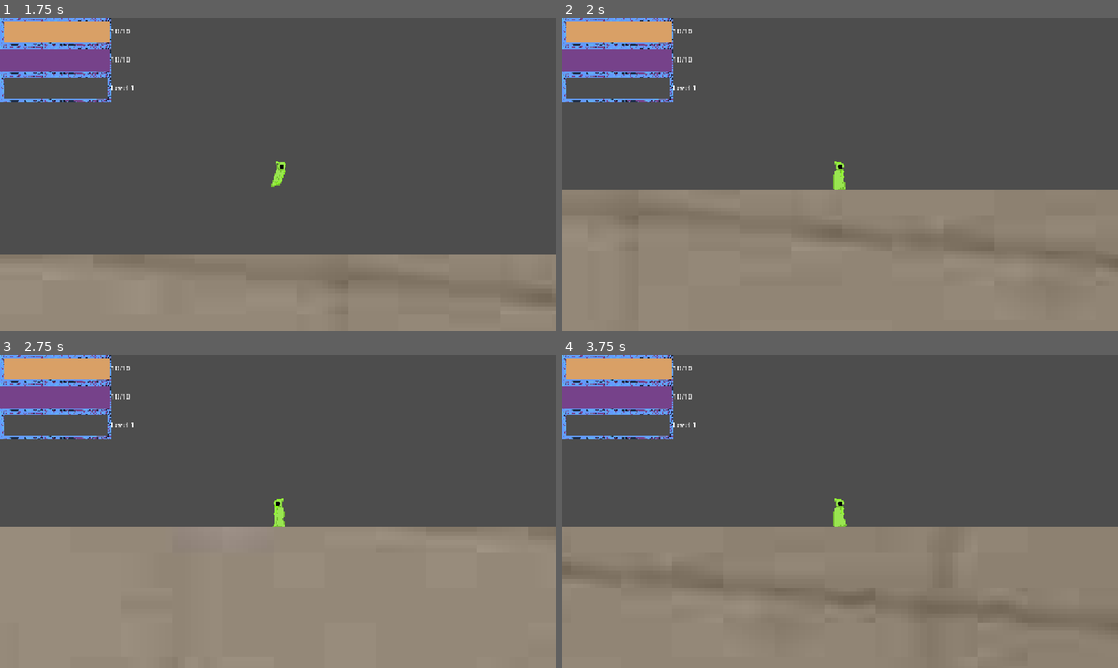
Above: before the commit, frames 1-4 (two rows, left to right).
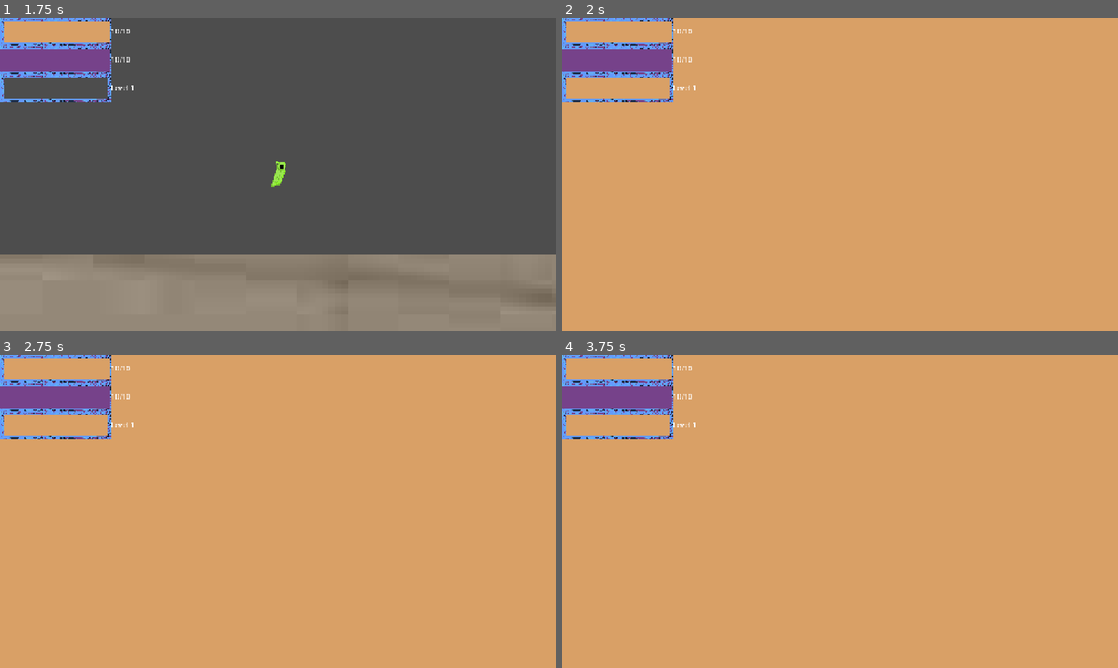
Above: after the commit, the same moments.

Repository: BigGaetan/Doom-rogue-like
Game: Godot game, scene res://scenes/level.tscn
Two runs of this game, one before a commit and one after it. Both use one fixed random seed, a clock stepped at 60 frames per second and the inputs below.
Inputs:
- Up to frame 1 (1.75 s): tap Enter (ui_accept) at 0.5, 0.77, 1.52 s; hold Right (ui_right) from 0.53 s (still down); tap E (cast_spell, bound only after the commit) at 0.6, 1.35 s
- Up to frame 2 (2 s): keep holding Right (ui_right)
- Up to frame 3 (2.75 s): release Right (ui_right) at 2.03 s; hold Left (ui_left) from 2.03 s (still down); tap E (cast_spell, bound only after the commit) at 2.1 s
- Up to frame 4 (3.75 s): release Left (ui_left) at 2.78 s; hold Right (ui_right) from 2.78 s (still down); tap E (cast_spell, bound only after the commit) at 2.85, 3.6 s; tap Enter (ui_accept) at 3.02 s

Frame 1 is identical in both runs. In frame 2, 96% of the frame differs, in the area x 0-100%, y 0-100%; in frame 3, 96%; in frame 4, 96%.

Commit message:
add fireball need animation now

Diff:
--- a/project.godot
+++ b/project.godot
@@ -32,6 +32,7 @@
 "events": [Object(InputEventKey,"resource_local_to_scene":false,"resource_name":"","device":0,"window_id":0,"alt_presse …(194 unchanged characters)…
 , Object(InputEventJoypadButton,"resource_local_to_scene":false,"resource_name":"","device":-1,"button_index":13,"pressure":0.0,"pressed":false,"script":null)
 , Object(InputEventJoypadMotion,"resource_local_to_scene":false,"resource_name":"","device":-1,"axis":0,"axis_value":-1.0,"script":null)
+, Object(InputEventKey,"resource_local_to_scene":false,"resource_name":"","device":-1,"window_id":0,"alt_pressed":false,"shift_pressed":false,"ctrl_pressed":false,"meta_pressed":false,"pressed":false,"keycode":0,"physical_keycode":65,"key_label":0,"unicode":113,"location":0,"echo":false,"script":null)
 ]
 }
 ui_right={
@@ -39,6 +40,12 @@
 "events": [Object(InputEventKey,"resource_local_to_scene":false,"resource_name":"","device":0,"window_id":0,"alt_presse …(194 unchanged characters)…
 , Object(InputEventJoypadButton,"resource_local_to_scene":false,"resource_name":"","device":-1,"button_index":14,"pressure":0.0,"pressed":false,"script":null)
 , Object(InputEventJoypadMotion,"resource_local_to_scene":false,"resource_name":"","device":-1,"axis":0,"axis_value":1.0,"script":null)
+, Object(InputEventKey,"resource_local_to_scene":false,"resource_name":"","device":-1,"window_id":0,"alt_pressed":false,"shift_pressed":false,"ctrl_pressed":false,"meta_pressed":false,"pressed":false,"keycode":0,"physical_keycode":68,"key_label":0,"unicode":100,"location":0,"echo":false,"script":null)
+]
+}
+cast_spell={
+"deadzone": 0.2,
+"events": [Object(InputEventKey,"resource_local_to_scene":false,"resource_name":"","device":-1,"window_id":0,"alt_pressed":false,"shift_pressed":false,"ctrl_pressed":false,"meta_pressed":false,"pressed":false,"keycode":0,"physical_keycode":69,"key_label":0,"unicode":101,"location":0,"echo":false,"script":null)
 ]
 }
 
--- /dev/null
+++ b/scenes/fireball.tscn
@@ -0,0 +1,26 @@
+[gd_scene format=3 uid="uid://dq38tk8rdt2l3"]
+
+[ext_resource type="Script" uid="uid://cm1m0om2jbhlq" path="res://scripts/fireball.gd" id="1_3s14c"]
+[ext_resource type="Texture2D" uid="uid://c05f67p2x2qaq" path="res://sprite/mage/default/sprite/ui/barre mana/pv-barre2.png" id="2_1gl40"]
+
+[sub_resource type="SpriteFrames" id="SpriteFrames_cb14k"]
+animations = [{
+"frames": [{
+"duration": 1.0,
+"texture": ExtResource("2_1gl40")
+}],
+"loop": true,
+"name": &"default",
+"speed": 5.0
+}]
+
+[sub_resource type="CircleShape2D" id="CircleShape2D_1gl40"]
+
+[node name="Fireball" type="CharacterBody2D" unique_id=1227648738]
+script = ExtResource("1_3s14c")
+
+[node name="AnimatedSprite2D" type="AnimatedSprite2D" parent="." unique_id=791180815]
+sprite_frames = SubResource("SpriteFrames_cb14k")
+
+[node name="CollisionShape2D" type="CollisionShape2D" parent="." unique_id=1081044797]
+shape = SubResource("CircleShape2D_1gl40")
--- a/scenes/level.tscn
+++ b/scenes/level.tscn
@@ -1,6 +1,7 @@
 [gd_scene format=3 uid="uid://qyc6hgllyndt"]
 
 [ext_resource type="PackedScene" uid="uid://cspqrgorrfya" path="res://scenes/player.tscn" id="1_w7c3h"]
+[ext_resource type="PackedScene" uid="uid://dq38tk8rdt2l3" path="res://scenes/fireball.tscn" id="2_mx8sn"]
 [ext_resource type="PackedScene" uid="uid://ntfelmxam3pf" path="res://scenes/plateform.tscn" id="2_w8frs"]
 [ext_resource type="PackedScene" uid="uid://dshb3hagidi2h" path="res://scenes/hud.tscn" id="3_w8frs"]
 
@@ -8,6 +9,7 @@
 
 [node name="Player" parent="." unique_id=111970798 groups=["player"] instance=ExtResource("1_w7c3h")]
 position = Vector2(1263, 55)
+fireball_scene = ExtResource("2_mx8sn")
 
 [node name="Plateform" parent="." unique_id=1565322016 instance=ExtResource("2_w8frs")]
 position = Vector2(-179, 220)
--- a/scenes/player.tscn
+++ b/scenes/player.tscn
@@ -83,6 +83,11 @@
 
 [sub_resource type="SpriteFrames" id="SpriteFrames_60mlk"]
 animations = [{
+"frames": [],
+"loop": true,
+"name": &"cast",
+"speed": 5.0
+}, {
 "frames": [{
 "duration": 1.0,
 "texture": SubResource("AtlasTexture_qlg0r")
@@ -172,8 +177,7 @@
 position = Vector2(-1.1920929e-07, 0)
 scale = Vector2(0.041116804, 0.043243542)
 sprite_frames = SubResource("SpriteFrames_60mlk")
-animation = &"fall"
-frame_progress = 0.2416139
+animation = &"cast"
 
 [node name="CollisionShape2D" type="CollisionShape2D" parent="." unique_id=2073408532]
 position = Vector2(-0.1, 0.1)
--- /dev/null
+++ b/scripts/fireball.gd
@@ -0,0 +1,10 @@
+extends CharacterBody2D
+
+
+var speed = 300.0
+var direction = 1
+
+
+func _physics_process(delta: float):
+	velocity.x = speed * direction
+	move_and_slide()
--- a/scripts/player.gd
+++ b/scripts/player.gd
@@ -1,6 +1,8 @@
 extends CharacterBody2D
 
 @onready var anim = $AnimatedSprite2D
+
+@export var fireball_scene: PackedScene
 
 const SPEED = 100.0
 const JUMP_VELOCITY = -125.0
@@ -18,12 +20,16 @@
 var level = 1
 var xp_to_next_level = 10
 
+# spell
+var is_casting = false
+var cast_time = 0.5
+var cast_timer = 0.0
+
 
 func _physics_process(delta: float) -> void:
 	# Add the gravity.
 	if not is_on_floor():
 		velocity += get_gravity() * delta
-
 
 	# Handle jump.
 	if Input.is_action_just_pressed("ui_accept") and is_on_floor():
@@ -43,6 +49,8 @@
 	if velocity.x != 0:
 		anim.flip_h = velocity.x < 0
 
+
+	# test pour l'ajout et reduction des bars
 	if Input.is_action_just_pressed("ui_cancel"):
 		add_xp(3)
 
@@ -51,6 +59,18 @@
 
 	if Input.is_action_just_pressed("ui_down"):
 		reduce_mana(3)
+
+	if Input.is_action_just_pressed("cast_spell") and not is_casting:
+		start_cast()
+
+	if is_casting:
+		cast_timer -= delta
+		velocity.x = 0  # enlever cette ligne pour ne pas bloquer le déplacement pendant de cast
+
+		if cast_timer <= 0:
+			finish_cast()
+
+
 
 func updated_animation():
 	if not is_on_floor():
@@ -64,16 +84,12 @@
 		else:
 			anim.play("default")
 
-
-
-
 func add_xp(amount):
 	xp += amount
 	print("XP : ", xp, "/", xp_to_next_level)
 
 	if xp >= xp_to_next_level:
 		level_up()
-
 
 func level_up():
 	level += 1
@@ -82,7 +98,6 @@
 
 	print("Level Up \n level : ", level)
 
-
 func take_damage(amount):
 	hp -= amount
 	hp = max(hp, 0)
@@ -90,7 +105,6 @@
 
 	if hp == 0:
 		die()
-
 
 func die():
 	print("Player dead")
@@ -105,3 +119,21 @@
 
 	if mana == 0:
 		take_damage(amount)
+
+func start_cast():
+	is_casting = true
+	cast_timer = cast_time
+	#play_anim("cast") besoin de rajouter l'animation de cast
+
+func finish_cast():
+	is_casting = false
+	shoot_fireball()
+
+func shoot_fireball():
+	var fireball = fireball_scene.instantiate()
+
+	fireball.global_position = global_position + Vector2(20 * (-1 if anim.flip_h else 1), 0)
+
+	fireball.direction = -1 if anim.flip_h else 1
+
+	get_tree().current_scene.add_child(fireball)
Not shown, added: scripts/fireball.gd.uid
